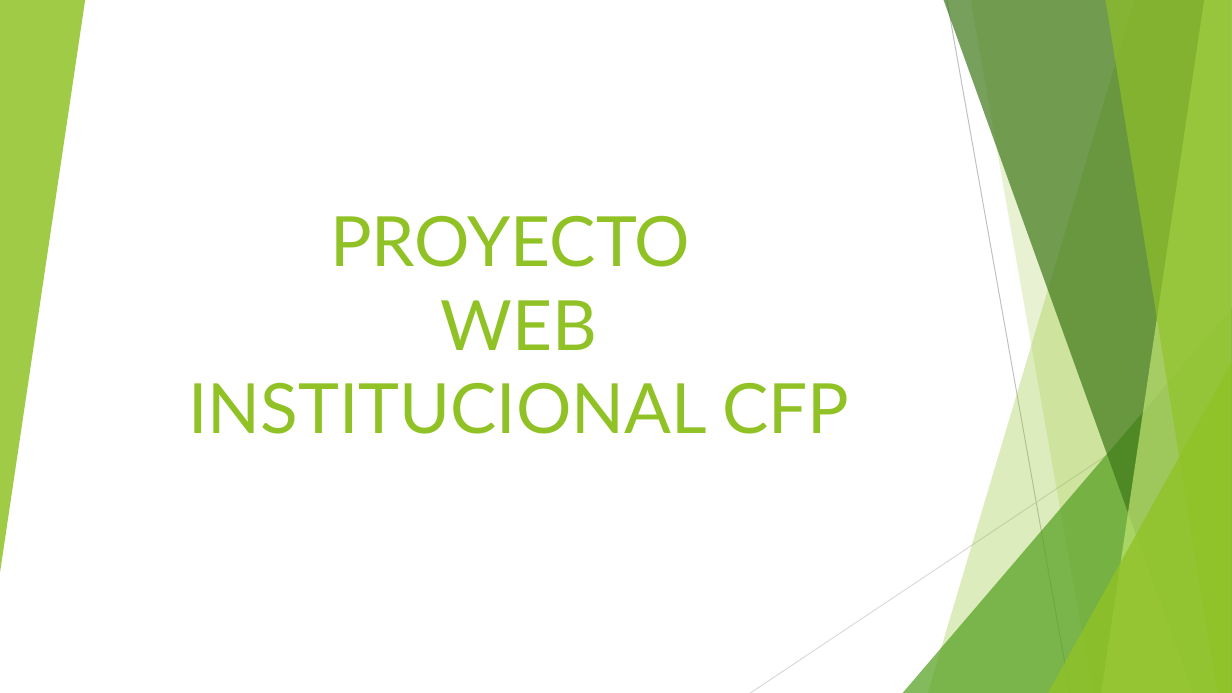
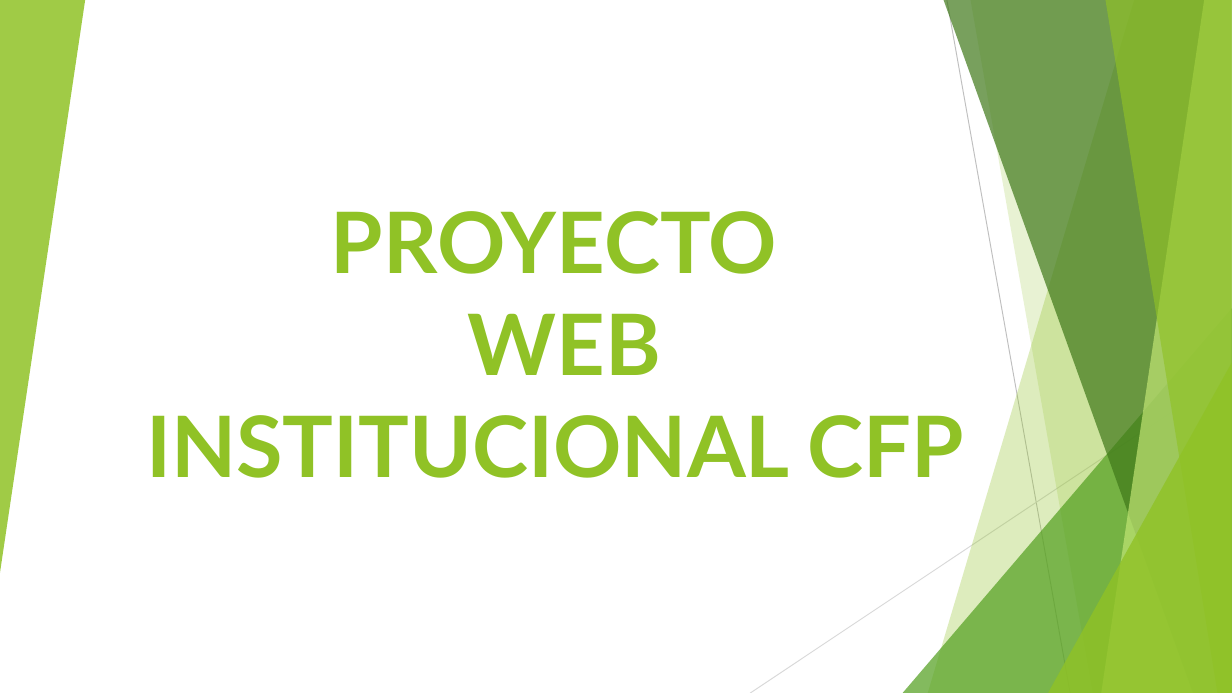
Before and after one commit to mariela21180/institucional-cfp, a slide deck: slide 1 of - Presentacion/Filminas.pptx. Drawn at 1232x693 pixels with LibreOffice and Linux fonts; fonts in the diff are those of the drawing. Boxes give left, top, right and bottom in pixels: in the first picture for what was removed or moved away, otherwise in the second. Text is boxed around its words. In the diff, an @@ line names an element or a change of style, - is before the commit and + after.

```diff
--- a/- Presentacion/Filminas.pptx
+++ b/- Presentacion/Filminas.pptx
@@ title "PROYECTO WEB INSTITUCIONAL CFP": place and size @@
-title "PROYECTO WEB INSTITUCIONAL CFP" at bbox=[188, 215, 849, 434]
+title "PROYECTO WEB INSTITUCIONAL CFP" at bbox=[146, 211, 964, 478]
@@ title "PROYECTO WEB INSTITUCIONAL CFP" at bbox=[146, 211, 964, 478]: size 54 to 66 pt, bold on; vertical alignment bottom to middle @@
```
Also in this commit, not shown: 10 other slides changed, 4 slides added, 1 slide removed, 2 other files.
